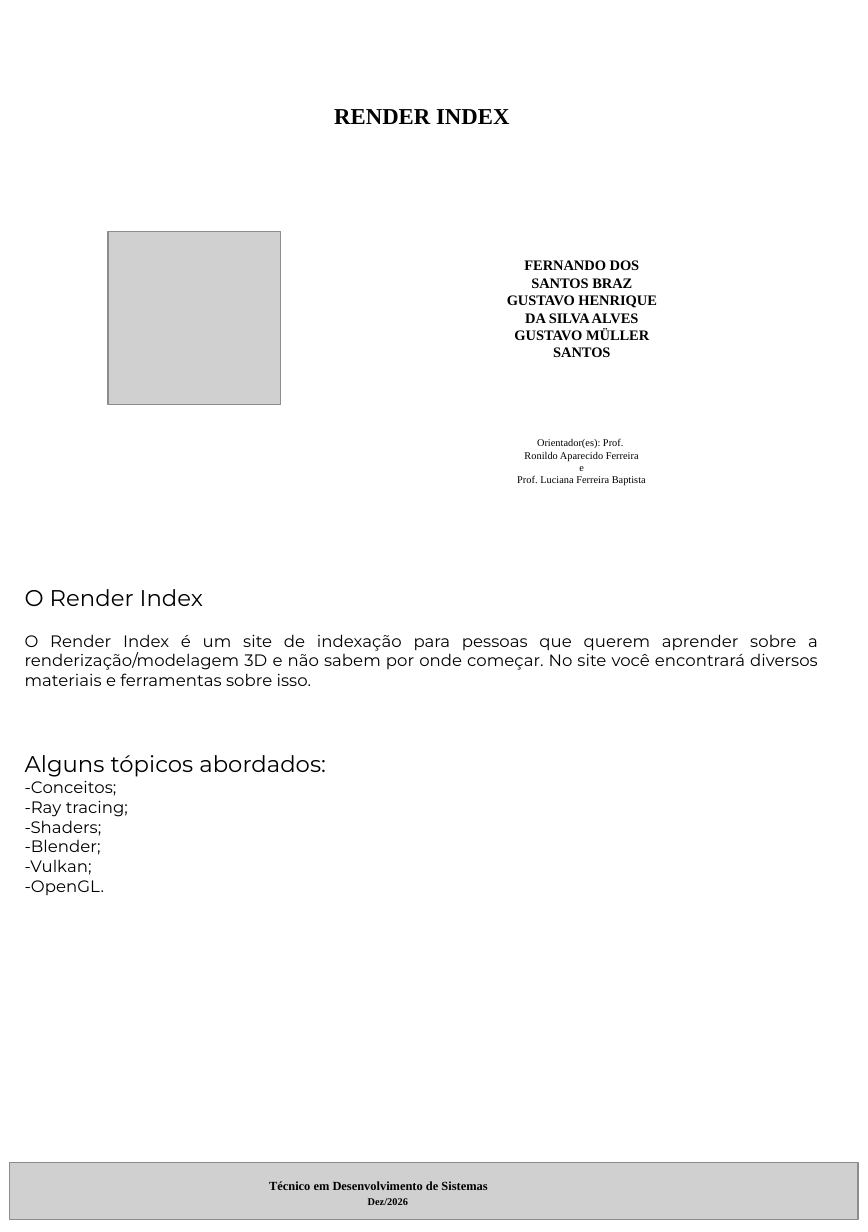
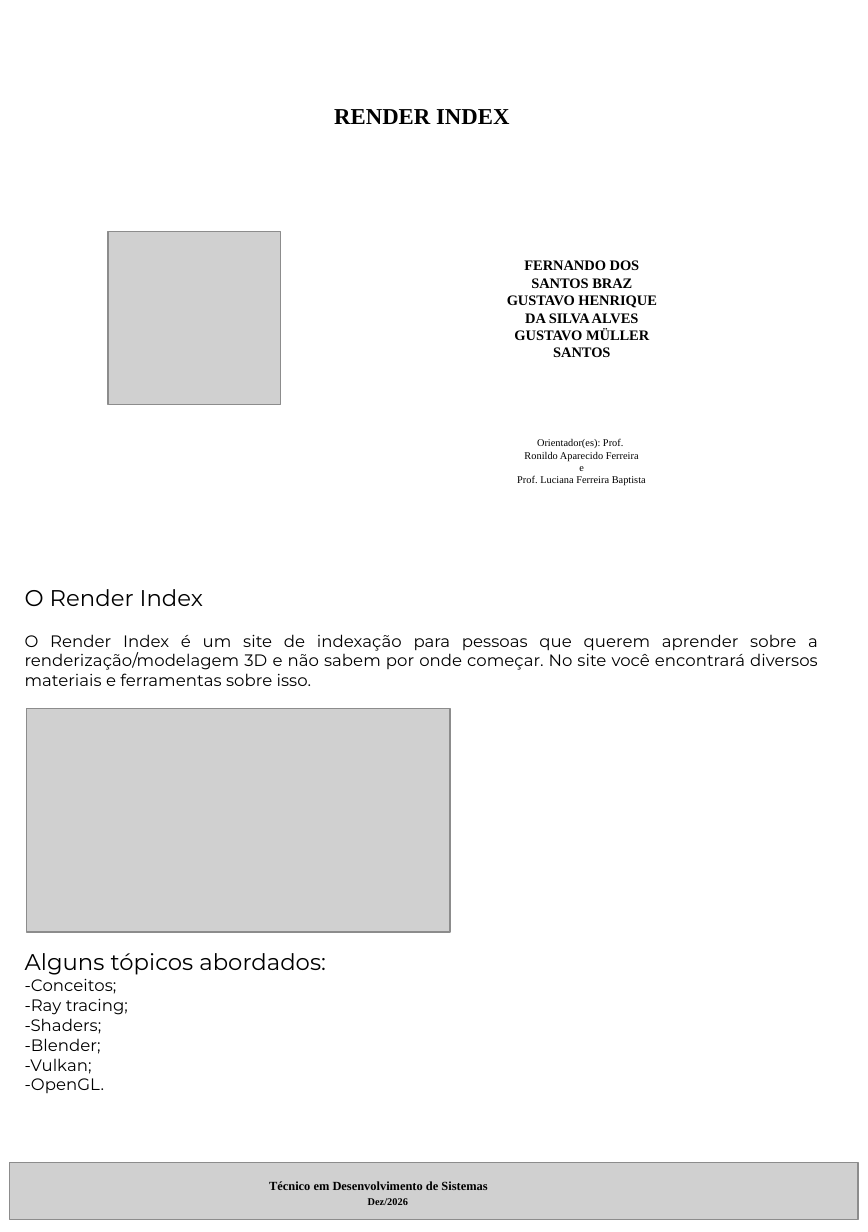
Before and after one commit to etecvav26-3C-07/Portfolio-TCC, a slide deck: slide 1 of tcc-2026/RI-A5.pptx. Drawn at 868x1232 pixels with LibreOffice and Linux fonts; fonts in the diff are those of the drawing; grey boxes stand for pictures. Boxes give left, top, right and bottom in pixels: in the first picture for what was removed or moved away, otherwise in the second. Text is boxed around its words. In the diff, an @@ line names an element or a change of style, - is before the commit and + after.

```diff
--- a/tcc-2026/RI-A5.pptx
+++ b/tcc-2026/RI-A5.pptx
@@ text "O Render Index" rewrapped from (25, 589, 818, 895) to (25, 589, 818, 1093) @@
@@ picture added at (27, 709, 450, 932) @@
```
Also in this commit, not shown: 3 other files.
